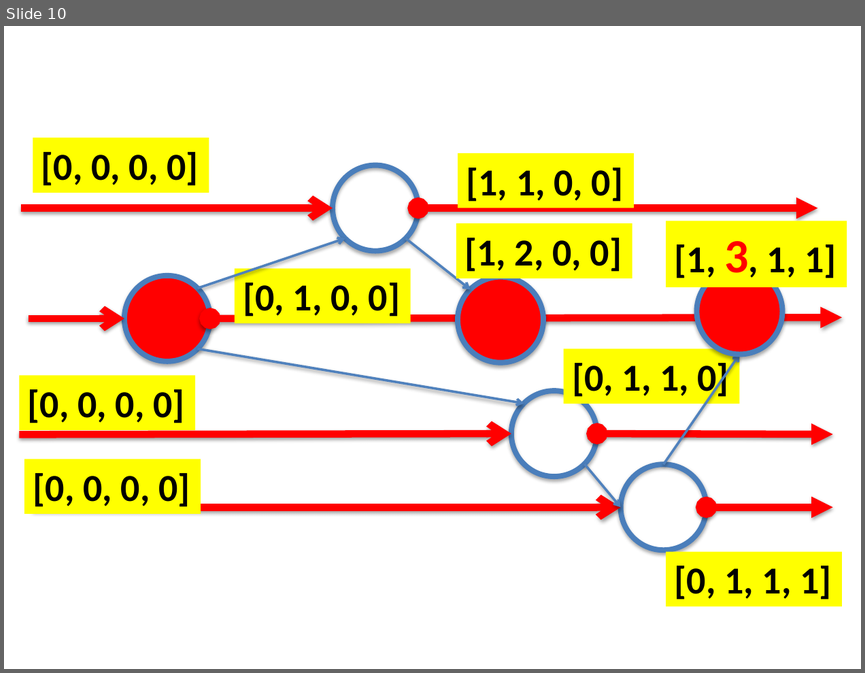
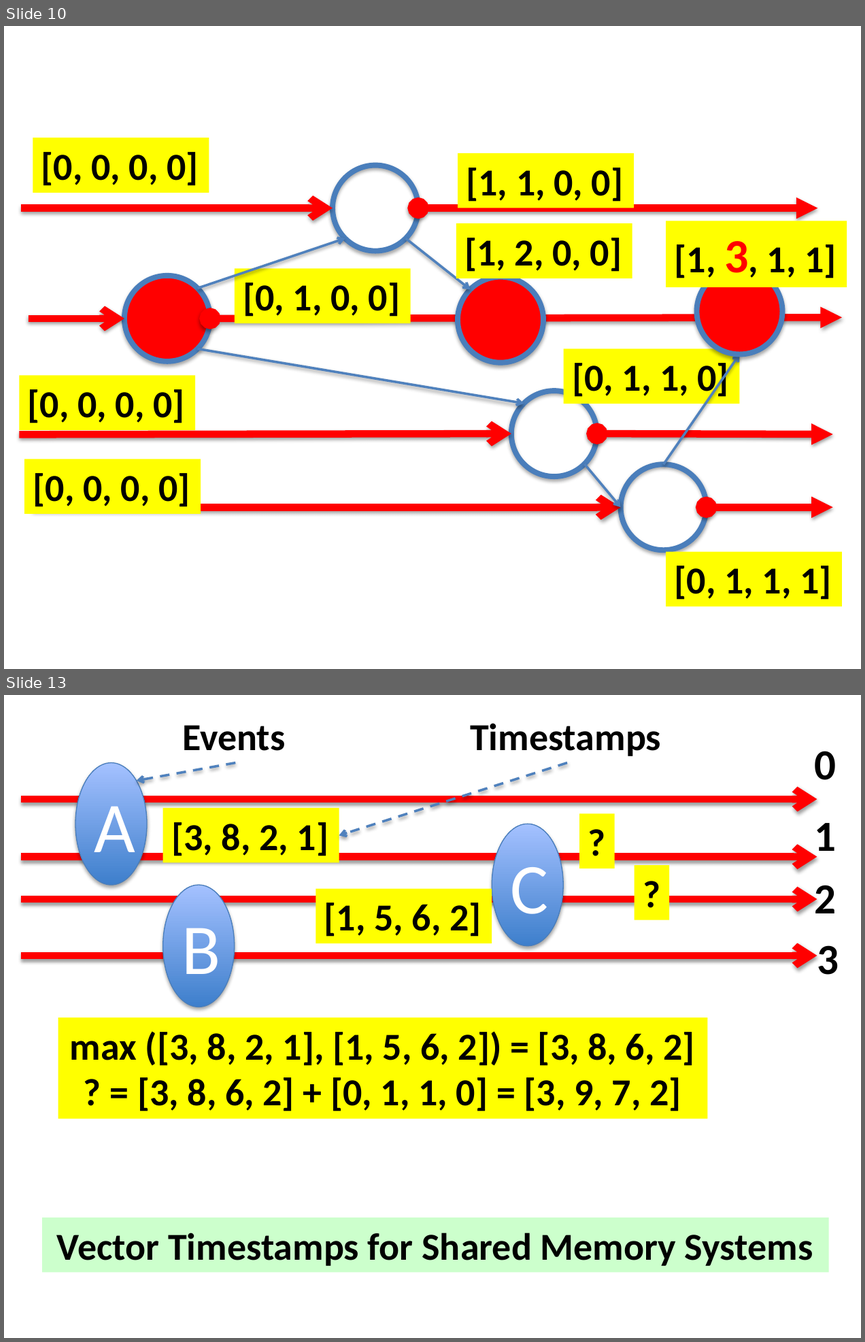
Before and after one commit to kmchandy/kmchandy.github.io, a slide deck: TimelineDiagrams/VectorTimestamps.pptx. Shown one above the other, each under a label of ours: slide 10 before the commit, slides 10 and 13 after it; the slides between them are not shown. The pictures are 865x673 and 865x1342 pixels, drawn with LibreOffice and Linux fonts; fonts in the diff are those of the drawing. Boxes give left, top, right and bottom in pixels: in the first picture for what was removed or moved away, otherwise in the second. Text is boxed around its words. In the diff, an @@ line names an element or a change of style, - is before the commit and + after.

```diff
--- a/TimelineDiagrams/VectorTimestamps.pptx
+++ b/TimelineDiagrams/VectorTimestamps.pptx
@@ slide 13 added at [4, 695, 861, 1338], background #FFFFFF @@
@@ text added at [182, 725, 285, 751], 32 pt, text #000000, bold @@
+Events
@@ text added at [470, 723, 661, 756], 32 pt, text #000000, bold @@
+Timestamps
@@ text added at [815, 751, 836, 780], 36 pt, text #000000, bold @@
+0
@@ ellipse added at [75, 763, 146, 884], fill gradient #3F80CE to #A4C4FF, outline #4B7EBC 0.75 pt, 60 pt, text #FFFFFF @@
+A
@@ arrow added from (235, 763) to (136, 781), #4F81BD 2 pt dashed @@
@@ arrow added from (567, 763) to (339, 836), #4F81BD 2 pt dashed @@
@@ arrow added from (21, 798) to (817, 798), #FF0000 6 pt @@
@@ rectangle added at [162, 808, 338, 863], fill #FFFF00, 32 pt, text #000000, bold @@
+[3, 8, 2, 1]
@@ rectangle added at [580, 814, 615, 869], fill #FFFF00, 32 pt, text #000000, bold @@
+?
@@ ellipse added at [492, 824, 563, 945], fill gradient #3F80CE to #A4C4FF, outline #4B7EBC 0.75 pt, 60 pt, text #FFFFFF @@
+C
@@ text added at [815, 823, 836, 861], 36 pt, text #000000, bold @@
+1
@@ arrow added from (21, 857) to (817, 857), #FF0000 6 pt @@
@@ rectangle added at [634, 866, 669, 920], fill #FFFF00, 32 pt, text #000000, bold @@
+?
@@ ellipse added at [162, 884, 234, 1006], fill gradient #3F80CE to #A4C4FF, outline #4B7EBC 0.75 pt, 60 pt, text #FFFFFF @@
+B
@@ rectangle added at [316, 889, 492, 943], fill #FFFF00, 32 pt, text #000000, bold @@
+[1, 5, 6, 2]
@@ text added at [815, 885, 836, 913], 36 pt, text #000000, bold @@
+2
@@ arrow added from (21, 899) to (817, 899), #FF0000 6 pt @@
@@ arrow added from (21, 955) to (817, 955), #FF0000 6 pt @@
@@ text added at [817, 945, 839, 974], 36 pt, text #000000, bold @@
+3
@@ rectangle added at [58, 1017, 707, 1118], fill #FFFF00, 32 pt, text #000000, bold @@
+max ([3, 8, 2, 1], [1, 5, 6, 2]) = [3, 8, 6, 2]
+? = [3, 8, 6, 2] + [0, 1, 1, 0] = [3, 9, 7, 2]
@@ rectangle added at [43, 1217, 829, 1272], fill #CCFFCC, 32 pt, text #000000, bold @@
+Vector Timestamps for Shared Memory Systems
```
Also in this commit, not shown: 2 other slides added, 10 other files.
